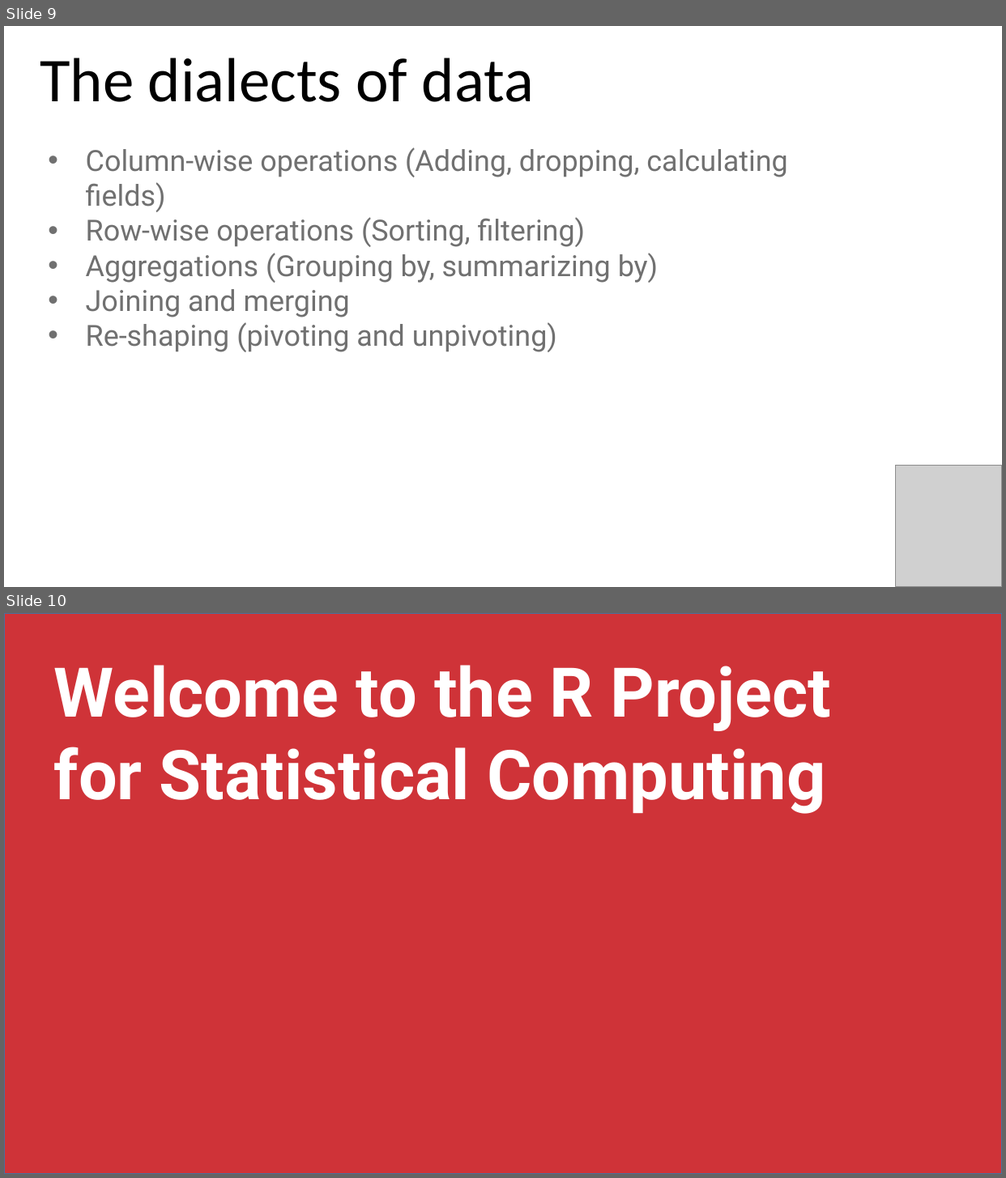
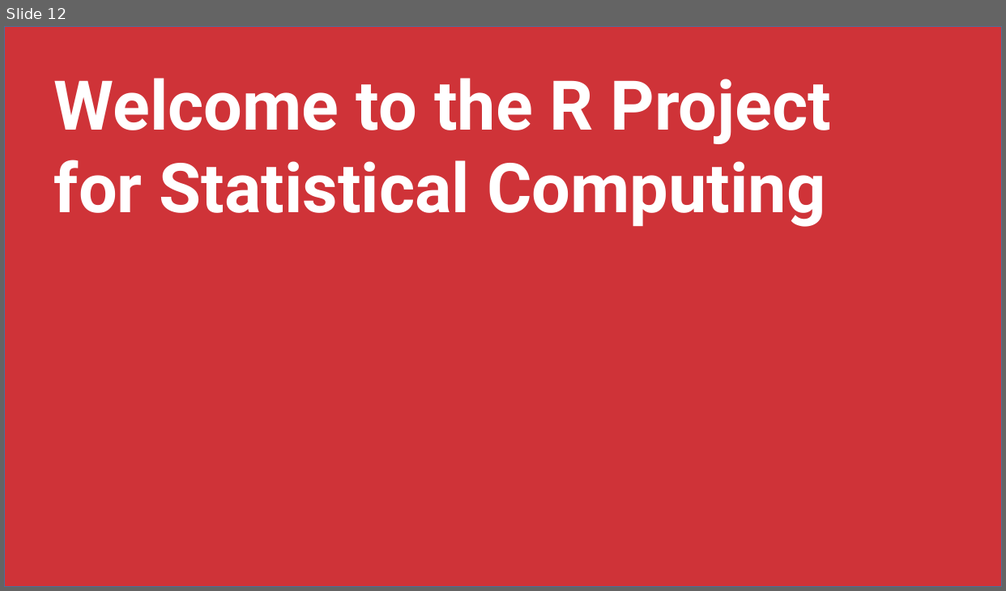
Before and after one commit to stringfestdata/rmb-aina-meetup, a slide deck: rmb-aina-meetup.pptx. Shown one above the other, each under a label of ours: slides 9 and 10 before the commit, slide 12 after it. The pictures are 1006x1178 and 1006x591 pixels, drawn with LibreOffice and Linux fonts; fonts in the diff are those of the drawing; grey boxes stand for pictures. Boxes give left, top, right and bottom in pixels: in the first picture for what was removed or moved away, otherwise in the second. Text is boxed around its words. In the diff, an @@ line names an element or a change of style, - is before the commit and + after.

```diff
--- a/rmb-aina-meetup.pptx
+++ b/rmb-aina-meetup.pptx
@@ slide 9 removed at [4,26,1002,587], background #FFFFFF @@
@@ text removed at [40,58,534,102] @@
-The dialects of data
@@ text removed at [86,148,787,352] @@
-• Column-wise operations (Adding, dropping, calculating fields)
-• Row-wise operations (Sorting, filtering)
-• Aggregations (Grouping by, summarizing by)
-• Joining and merging
-• Re-shaping (pivoting and unpivoting)
@@ picture removed at [896,466,1002,587] @@
@@ what was slide 10 is now slide 12 @@
```
Also in this commit, not shown: 4 slides changed, 7 slides added, 18 other slides removed, 9 other files.
